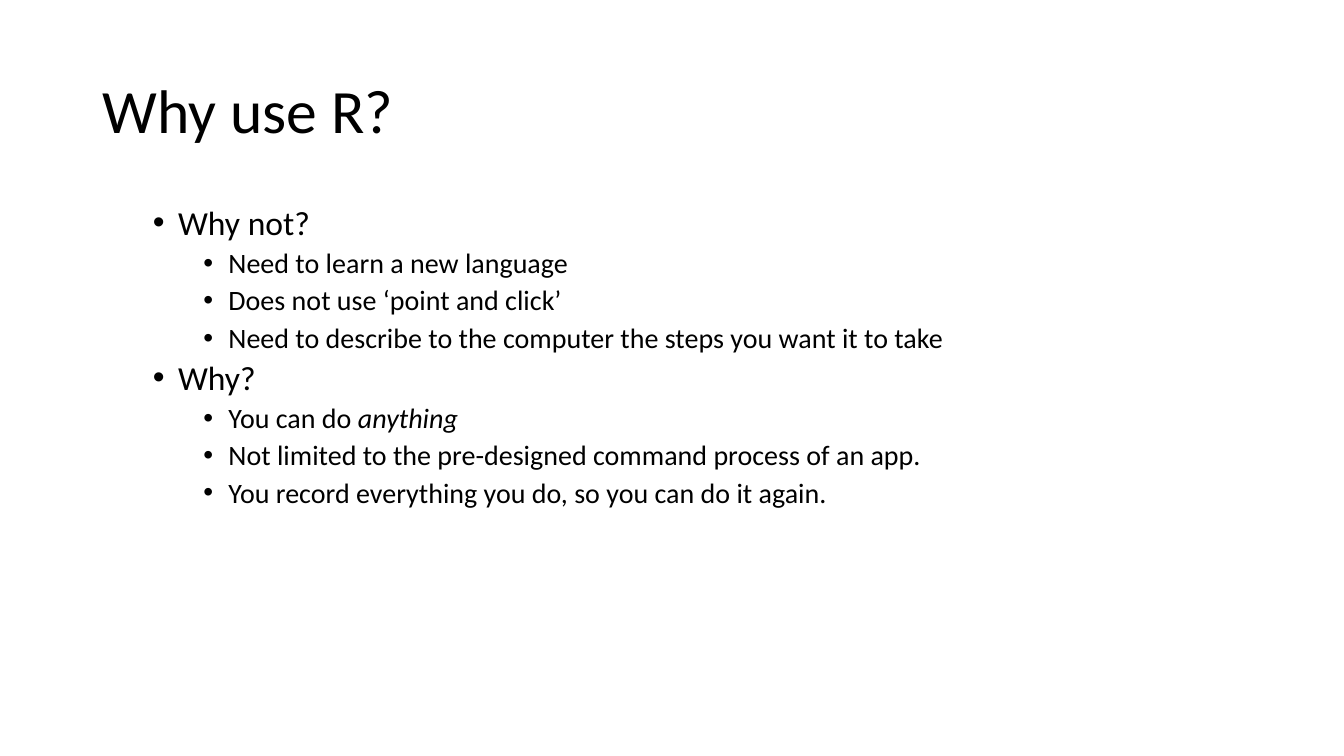
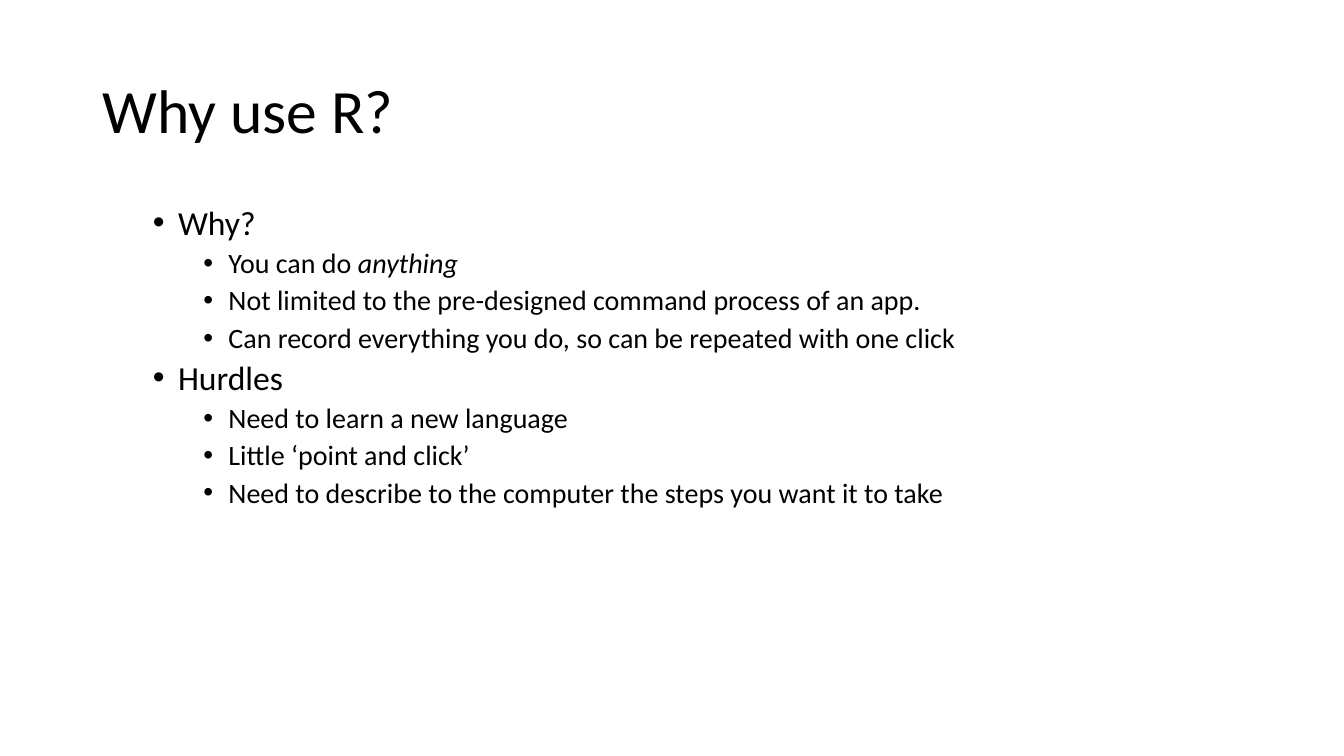
Before and after one commit to uclh-criu/learning-datascience, a slide deck: slide 4 of sessions/2-R-intro.pptx. Drawn at 1344x756 pixels with LibreOffice and Linux fonts; fonts in the diff are those of the drawing. Boxes give left, top, right and bottom in pixels: in the first picture for what was removed or moved away, otherwise in the second. Text is boxed around its words. In the diff, an @@ line names an element or a change of style, - is before the commit and + after.

```diff
--- a/sessions/2-R-intro.pptx
+++ b/sessions/2-R-intro.pptx
@@ text at <box>178,211,942,353</box>: paragraphs removed @@
-  • Why not?
-    • Need to learn a new language
-    • Does not use ‘point and click’
-    • Need to describe to the computer the steps you want it to take
@@ text at <box>178,328,954,508</box>: text changed @@
-    • You record everything you do, so you can do it again.
+    • Can record everything you do, so can be repeated with one click
+  • Hurdles
+    • Need to learn a new language
+    • Little ‘point and click’
+    • Need to describe to the computer the steps you want it to take
```
Also in this commit, not shown: 10 other slides changed, 7 slides added, 12 slides removed, 7 other files.
